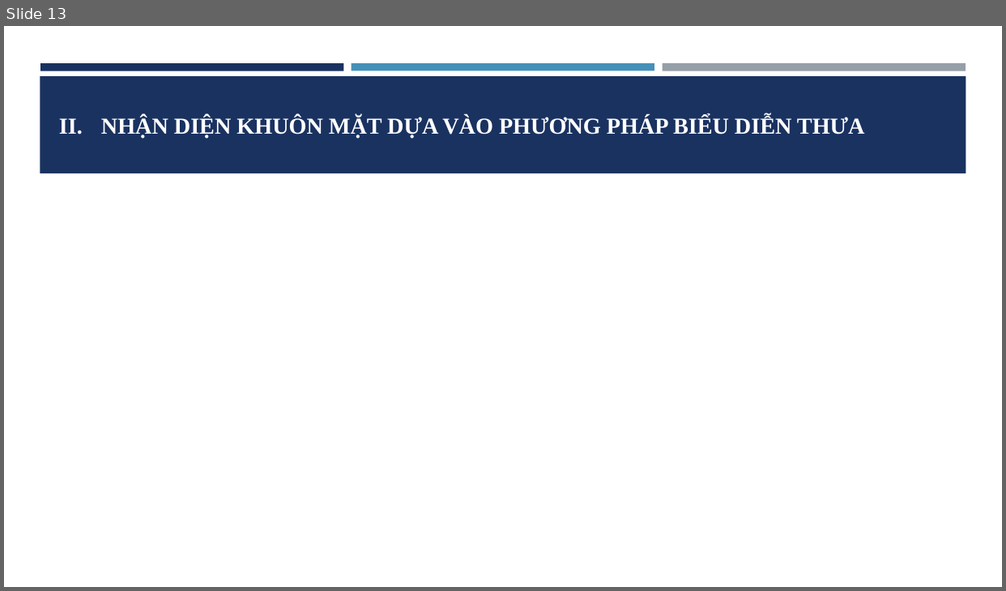
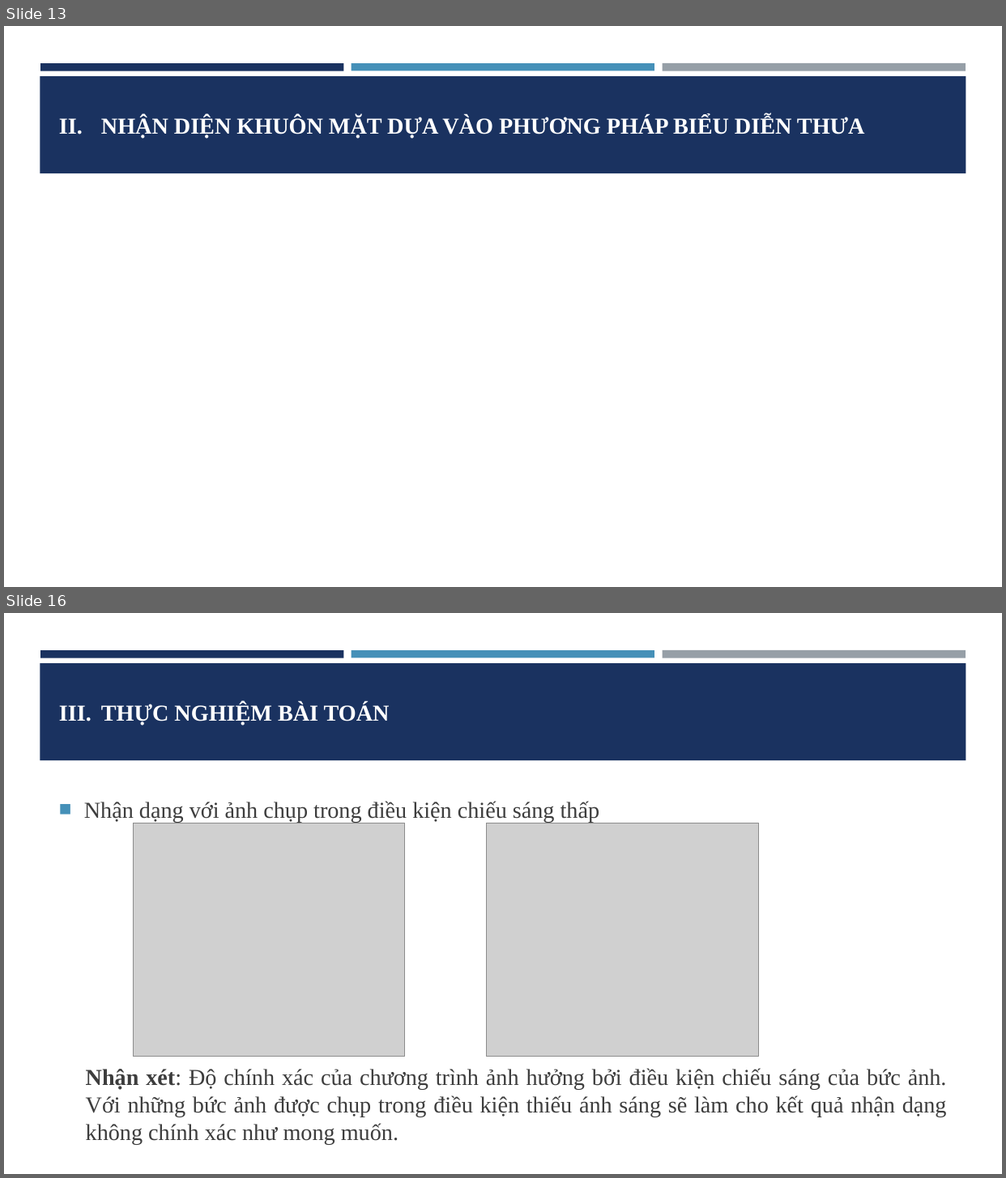
Before and after one commit to khactoan/Face-recognition-tool, a slide deck: Documents/Sparse representation-DangKhacToan.pptx. Shown one above the other, each under a label of ours: slide 13 before the commit, slides 13 and 16 after it; the slides between them are not shown. The pictures are 1006x591 and 1006x1178 pixels, drawn with LibreOffice and Linux fonts; fonts in the diff are those of the drawing; grey boxes stand for pictures. Boxes give left, top, right and bottom in pixels: in the first picture for what was removed or moved away, otherwise in the second. Text is boxed around its words. In the diff, an @@ line names an element or a change of style, - is before the commit and + after.

```diff
--- a/Documents/Sparse representation-DangKhacToan.pptx
+++ b/Documents/Sparse representation-DangKhacToan.pptx
@@ slide 16 added at box(4, 613, 1002, 1174), background #FFFFFF; not listed: 4 template elements that a slide beside it also shows @@
@@ title added at box(101, 703, 390, 725), 22 pt, text #FFFFFF, bold @@
+III. THỰC NGHIỆM BÀI TOÁN
@@ text added at box(84, 801, 947, 1144), 22 pt, text #3D3D3D @@
+■ Nhận dạng với ảnh chụp trong điều kiện chiếu sáng thấp
+  Nhận xét: Độ chính xác của chương trình ảnh hưởng bởi điều kiện chiếu sáng của bức ảnh. Với những bức ảnh được chụp trong điều kiện thiếu ánh sáng sẽ làm cho kết quả nhận dạng không chính xác như mong muốn.
@@ picture added at box(133, 824, 404, 1057) @@
@@ picture added at box(486, 824, 758, 1057) @@
```
Also in this commit, not shown: 3 slides changed, 5 other slides added, 1 slide removed.
